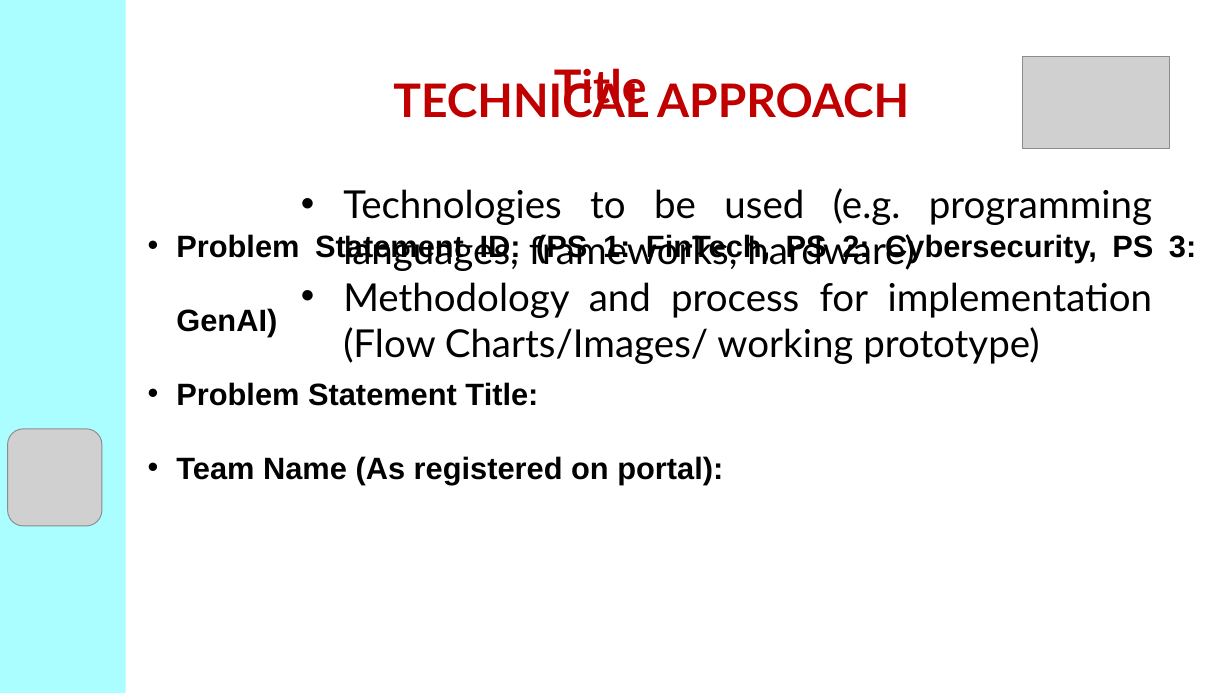
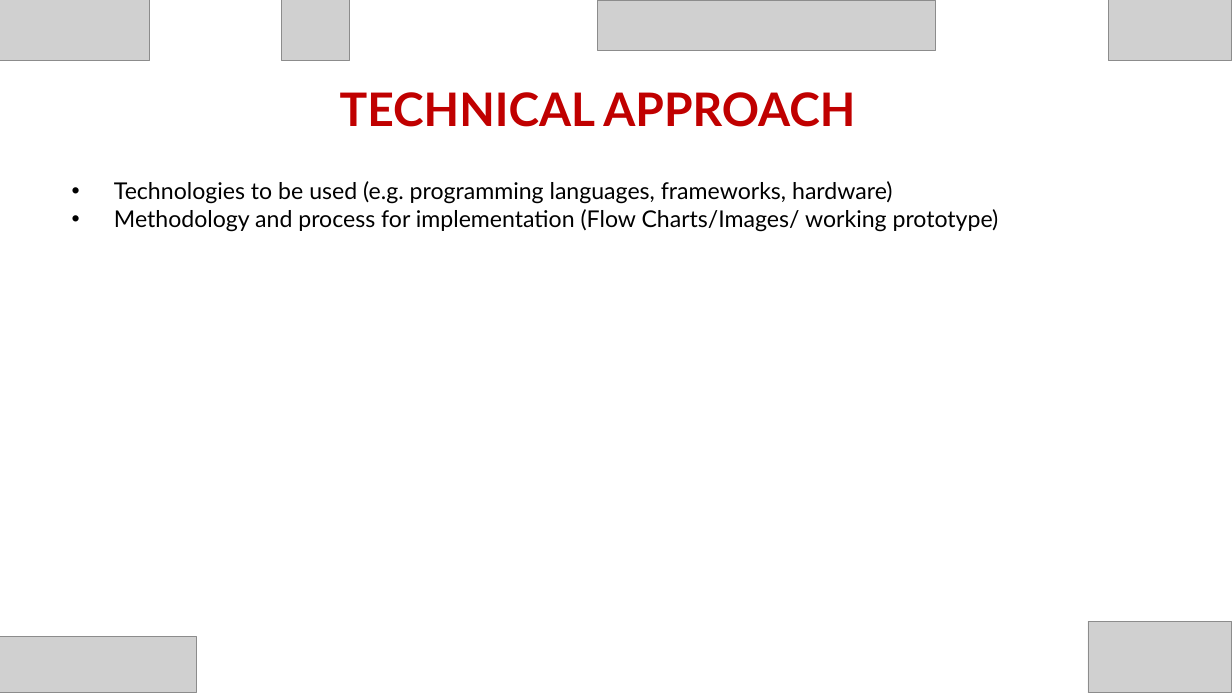
Before and after one commit to Suja16/csi-hack, a slide deck: slide 5 of packages/csi-hack2/public/template.pptx (slide 3 before the commit). Drawn at 1232x693 pixels with LibreOffice and Linux fonts; fonts in the diff are those of the drawing; grey boxes stand for pictures; background and template pictures are left out. Boxes give left, top, right and bottom in pixels: in the first picture for what was removed or moved away, otherwise in the second. Text is boxed around its words. In the diff, an @@ line names an element or a change of style, - is before the commit and + after.

```diff
--- a/packages/csi-hack2/public/template.pptx
+++ b/packages/csi-hack2/public/template.pptx
@@ rectangle removed at box(0, 0, 126, 693) @@
@@ picture added at box(0, 0, 150, 61) @@
@@ picture added at box(282, 0, 350, 61) @@
@@ picture added at box(598, 0, 936, 51) @@
@@ picture: place and size @@
-picture at box(1022, 56, 1170, 149)
+picture at box(1108, 0, 1232, 61)
@@ text "TECHNICAL APPROACH" rewrapped from box(393, 77, 648, 118) to box(340, 92, 855, 127) @@
@@ text removed at box(554, 68, 647, 111) @@
-Title
@@ text "Technologies to be used (e.g. ...": place and size @@
-text "Technologies to be used (e.g. ..." at box(343, 188, 1153, 364)
+text "Technologies to be used (e.g. ..." at box(114, 181, 999, 232)
@@ text "Technologies to be used (e.g. ..." at box(114, 181, 999, 232): size 30 to 18 pt @@
@@ text removed at box(176, 233, 1196, 485) @@
-• Problem Statement ID: (PS 1: FinTech, PS 2: Cybersecurity, PS 3: GenAI)
-• Problem Statement Title:
-• Team Name (As registered on portal):
@@ picture removed at box(7, 429, 102, 526) @@
@@ picture added at box(1088, 621, 1232, 693) @@
@@ picture added at box(0, 636, 196, 693) @@
```
Also in this commit, not shown: 3 other slides changed, 5 slides added, 3 slides removed, 1 other file.
